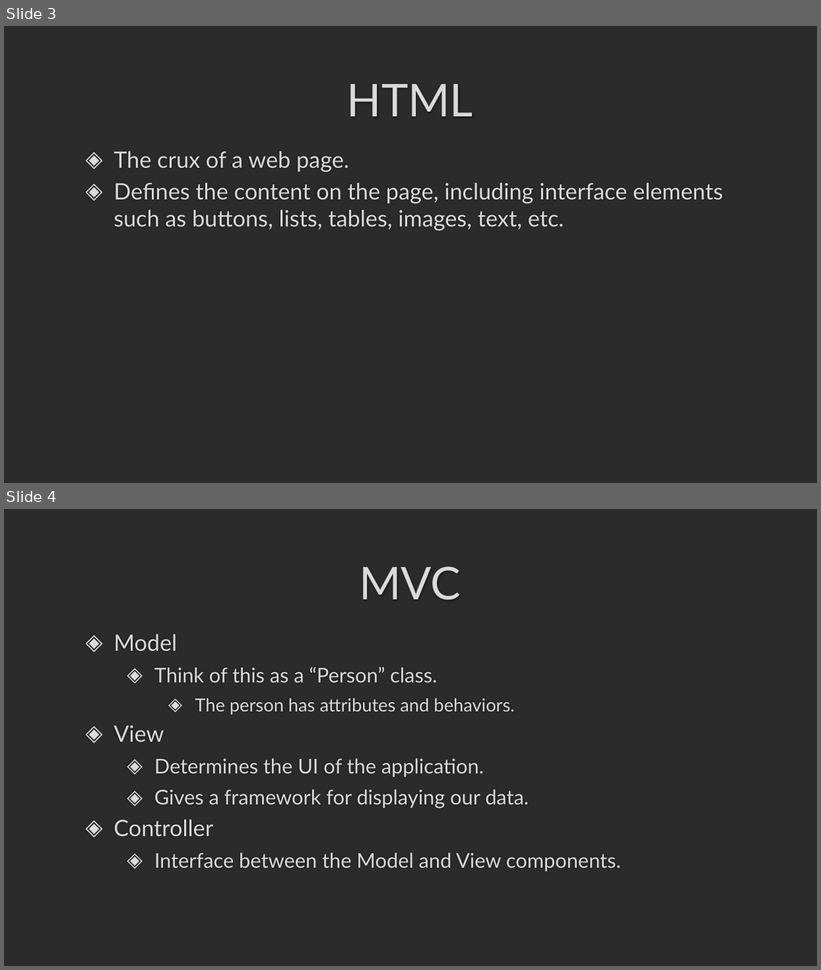
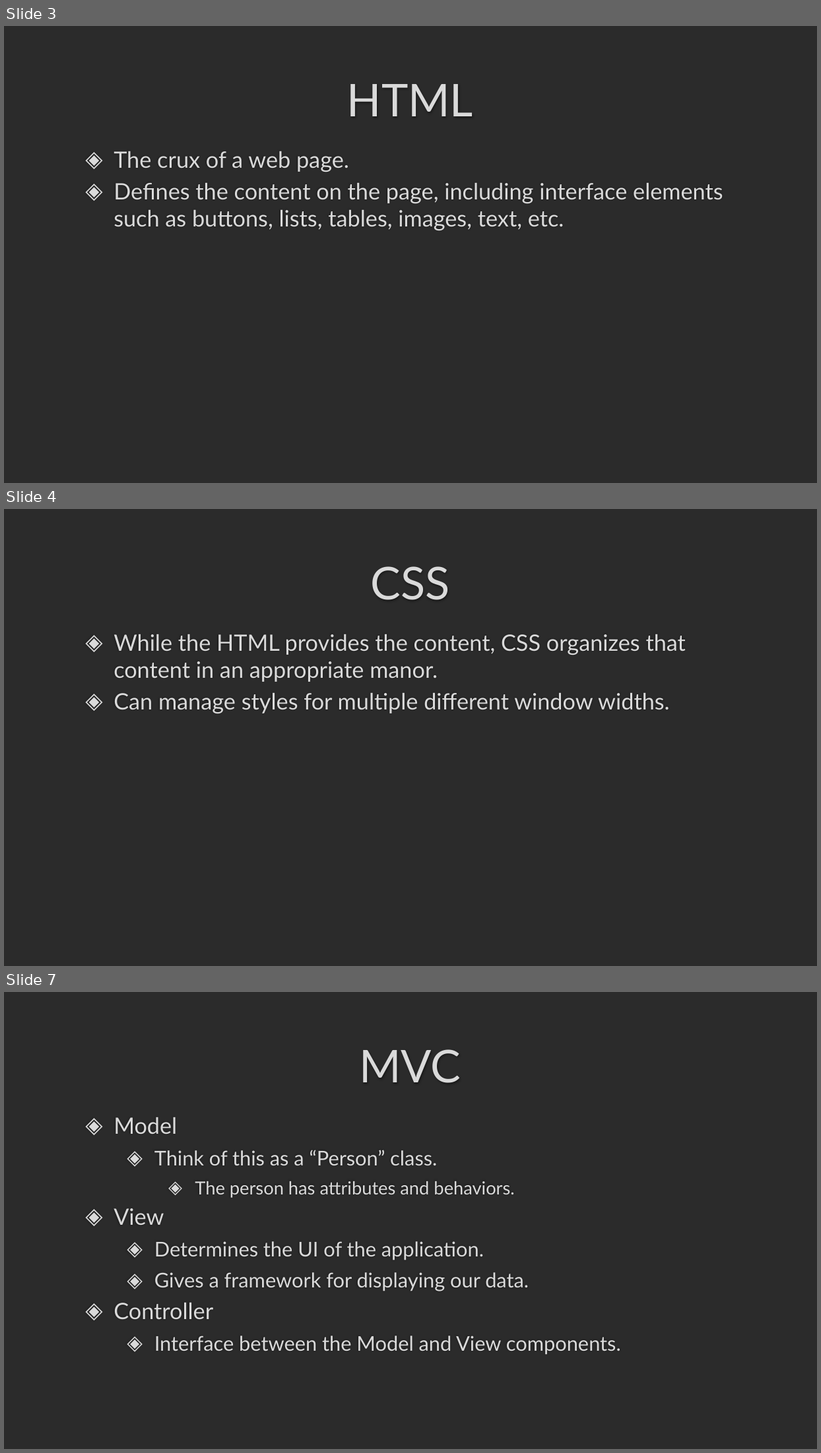
Before and after one commit to darrare/CS-3020, a slide deck: Documents/Powerpoints/10.0 ASP.NET.pptx. Shown one above the other, each under a label of ours: slides 3 and 4 before the commit, slides 3, 4 and 7 after it; the slides between them are not shown. The pictures are 821x970 and 821x1453 pixels, drawn with LibreOffice and Linux fonts; fonts in the diff are those of the drawing; background and template pictures are left out; a plain dark background stands for a picture behind light text. Boxes give left, top, right and bottom in pixels: in the first picture for what was removed or moved away, otherwise in the second. Text is boxed around its words. In the diff, an @@ line names an element or a change of style, - is before the commit and + after.

```diff
--- a/Documents/Powerpoints/10.0 ASP.NET.pptx
+++ b/Documents/Powerpoints/10.0 ASP.NET.pptx
@@ slide 4 added at (4,509,817,966), background picture (left out) @@
@@ title added at (371,566,450,600), 40 pt, text #DADADA @@
+CSS
@@ text added at (114,634,686,714), 20 pt, text #DADADA @@
+◈ While the HTML provides the content, CSS organizes that content in an appropriate manor.
+◈ Can manage styles for multiple different window widths.
@@ what was slide 4 is now slide 7 @@
```
Also in this commit, not shown: 2 other slides added, 20 other files.
